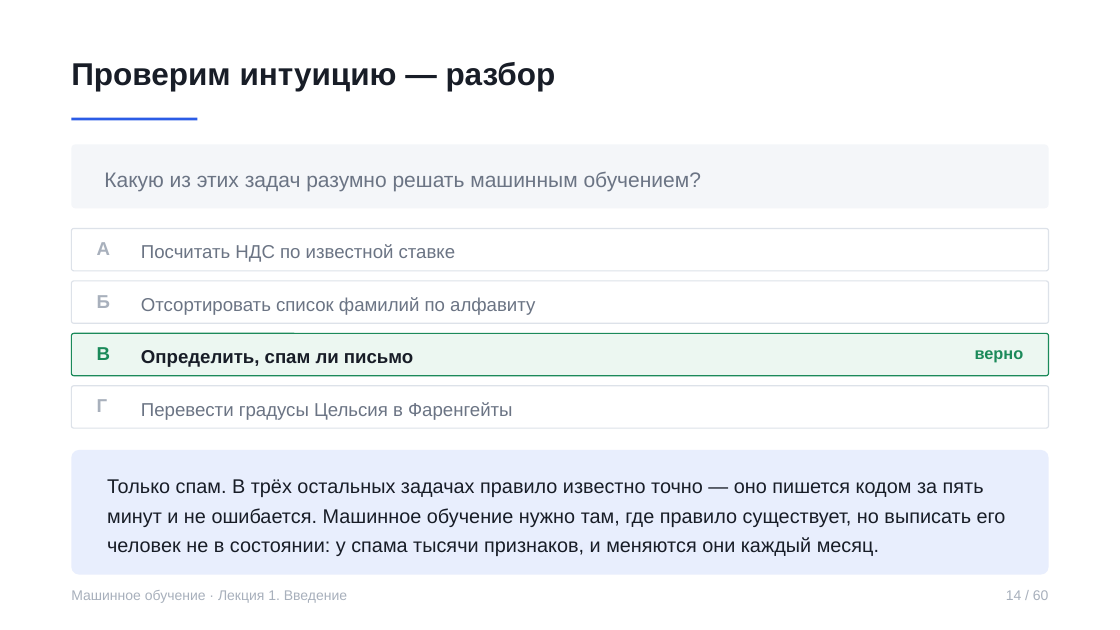
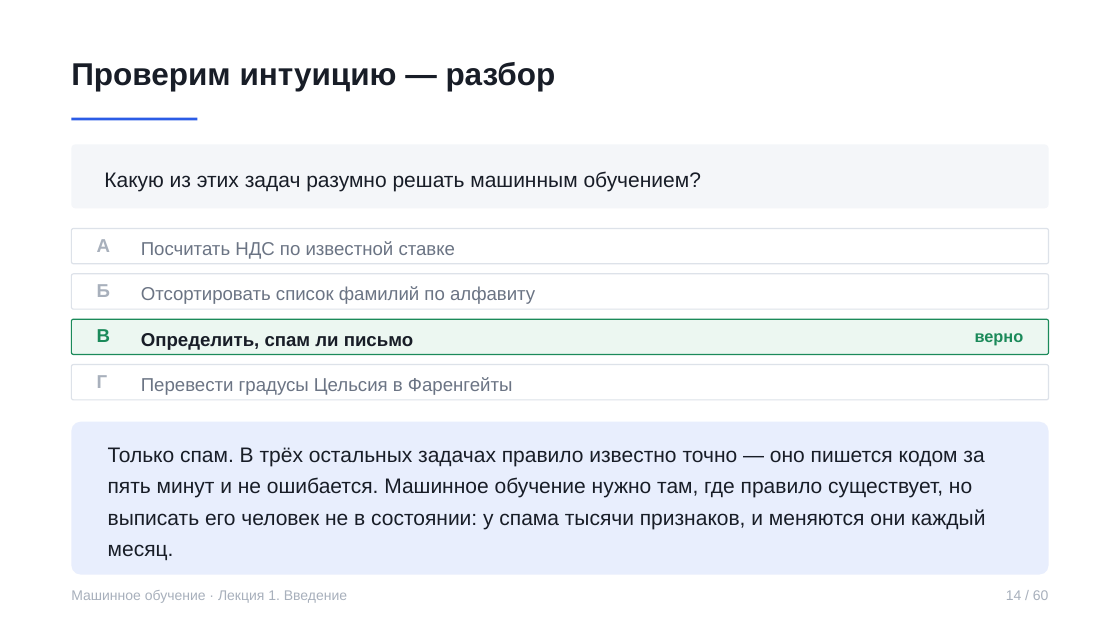
Before and after one commit to rustam-azimov/ml-course-spbu, a slide deck: slide 14 of lectures/lecture01.pptx. Drawn at 1120x630 pixels with LibreOffice and Linux fonts; fonts in the diff are those of the drawing. Boxes give left, top, right and bottom in pixels: in the first picture for what was removed or moved away, otherwise in the second. Text is boxed around its words. In the diff, an @@ line names an element or a change of style, - is before the commit and + after.

```diff
--- a/lectures/lecture01.pptx
+++ b/lectures/lecture01.pptx
@@ rounded rectangle "Какую из этих задач разумно ..." at box(71, 145, 1049, 208): text colour #6B7484 to #181D27 @@
@@ rounded rectangle "Посчитать НДС по известной ставке": place and size @@
-rounded rectangle "Посчитать НДС по известной ставке" at box(71, 229, 1049, 271)
+rounded rectangle "Посчитать НДС по известной ставке" at box(71, 229, 1049, 264)
@@ rounded rectangle "Отсортировать список фамилий по алфавиту": place and size @@
-rounded rectangle "Отсортировать список фамилий по алфавиту" at box(71, 281, 1049, 323)
+rounded rectangle "Отсортировать список фамилий по алфавиту" at box(71, 274, 1049, 309)
@@ text "Б": place and size @@
-text "Б" at box(97, 295, 110, 308)
+text "Б" at box(97, 284, 110, 297)
@@ rounded rectangle "Определить, спам ли письмо": place and size @@
-rounded rectangle "Определить, спам ли письмо" at box(71, 334, 1049, 376)
+rounded rectangle "Определить, спам ли письмо" at box(71, 319, 1049, 355)
@@ text "В": place and size @@
-text "В" at box(97, 346, 110, 365)
+text "В" at box(97, 328, 110, 347)
@@ text "верно": place and size @@
-text "верно" at box(975, 350, 1024, 363)
+text "верно" at box(975, 333, 1024, 345)
@@ rounded rectangle "Перевести градусы Цельсия в Фаренгейты": place and size @@
-rounded rectangle "Перевести градусы Цельсия в Фаренгейты" at box(71, 386, 1049, 428)
+rounded rectangle "Перевести градусы Цельсия в Фаренгейты" at box(71, 365, 1049, 400)
@@ text "Г": place and size @@
-text "Г" at box(97, 399, 108, 412)
+text "Г" at box(97, 375, 108, 388)
@@ rounded rectangle "Только спам. В трёх остальных ...": place and size @@
-rounded rectangle "Только спам. В трёх остальных ..." at box(71, 450, 1049, 575)
+rounded rectangle "Только спам. В трёх остальных ..." at box(71, 422, 1049, 575)
@@ rounded rectangle "Только спам. В трёх остальных ..." at box(71, 422, 1049, 575): size 17 to 18 pt @@
```
Also in this commit, not shown: 55 other slides changed, 5 other files.
